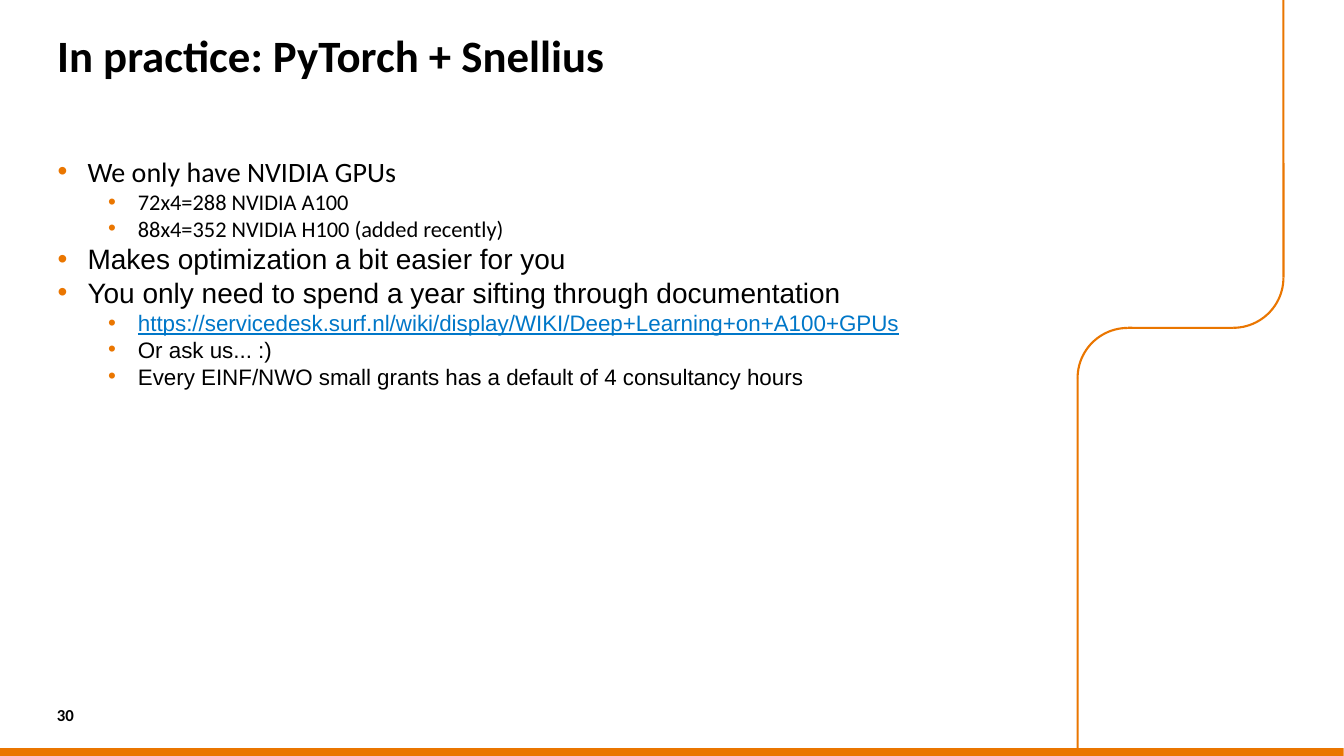
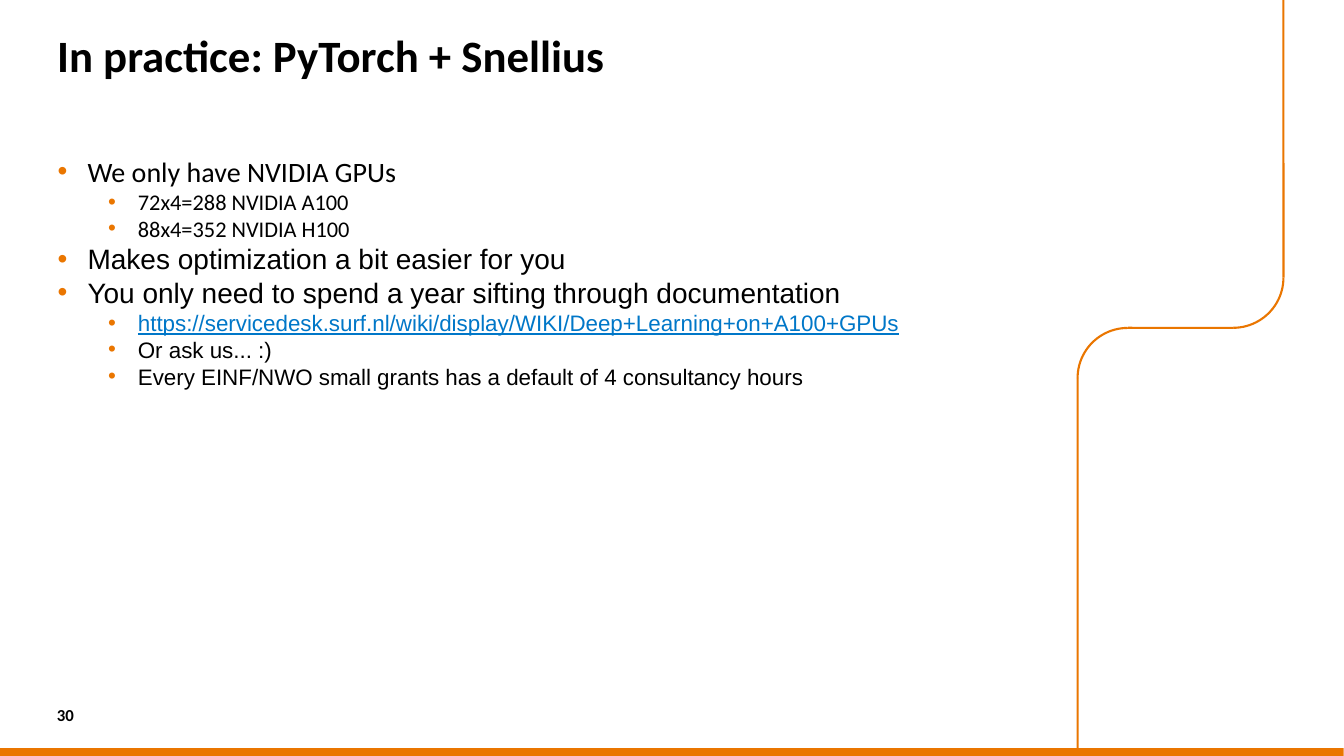
Before and after one commit to sara-nl/HPML-course-materials, a slide deck: slide 30 of Day2/slides/hw_and_software_features.pptx. Drawn at 1344x756 pixels with LibreOffice and Linux fonts; fonts in the diff are those of the drawing; background and template pictures are left out. Boxes give left, top, right and bottom in pixels: in the first picture for what was removed or moved away, otherwise in the second. Text is boxed around its words. In the diff, an @@ line names an element or a change of style, - is before the commit and + after.

```diff
--- a/Day2/slides/hw_and_software_features.pptx
+++ b/Day2/slides/hw_and_software_features.pptx
@@ text at box(138, 221, 350, 237): text changed @@
-  • 88x4=352 NVIDIA H100 (added recently)
+  • 88x4=352 NVIDIA H100
```
Also in this commit, not shown: 27 other slides changed, 1 slide added, 12 other files.
